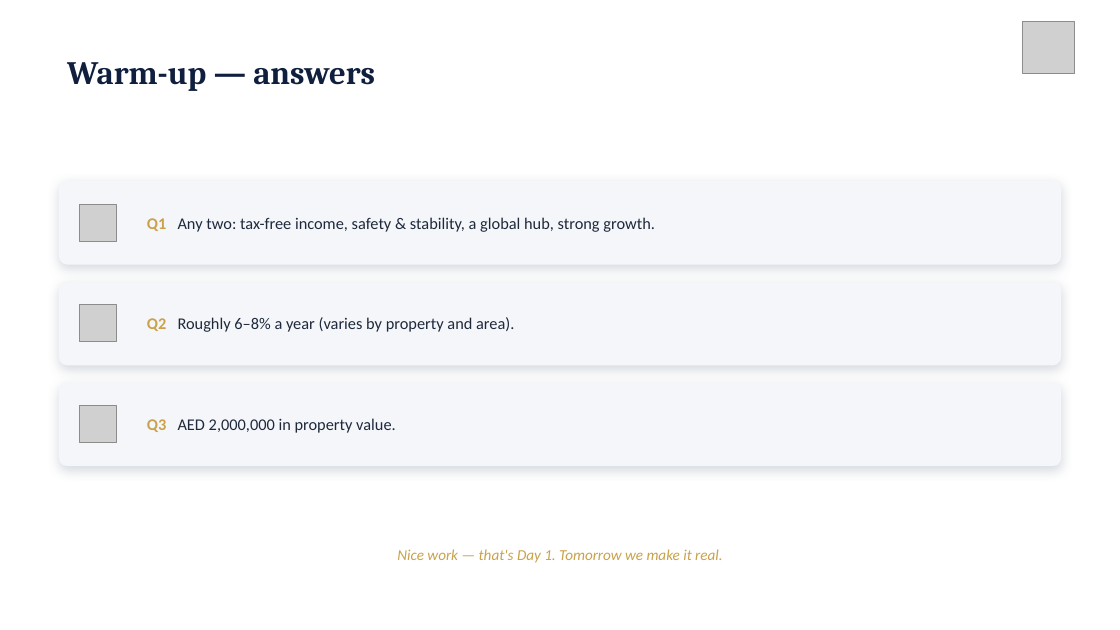
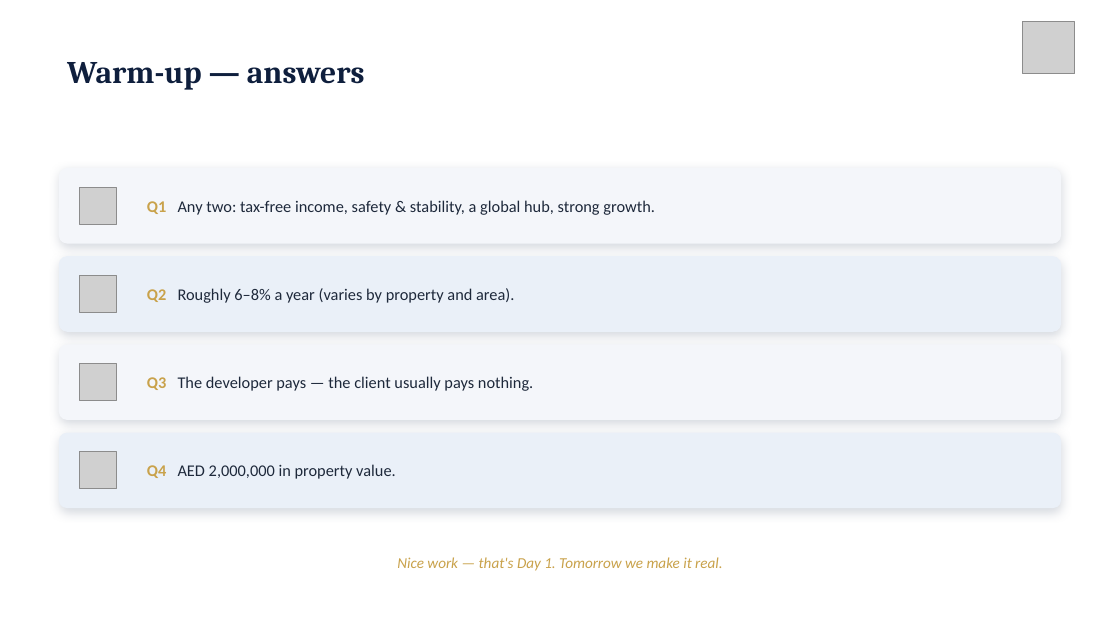
Before and after one commit to MWareth/openai-startup-name-generator, a slide deck: slide 23 of bridges-allies/BridgesAllies_OffPlan_Training_Day1.pptx (slide 13 before the commit). Drawn at 1120x630 pixels with LibreOffice and Linux fonts; fonts in the diff are those of the drawing; grey boxes stand for pictures. Boxes give left, top, right and bottom in pixels: in the first picture for what was removed or moved away, otherwise in the second. Text is boxed around its words. In the diff, an @@ line names an element or a change of style, - is before the commit and + after.

```diff
--- a/bridges-allies/BridgesAllies_OffPlan_Training_Day1.pptx
+++ b/bridges-allies/BridgesAllies_OffPlan_Training_Day1.pptx
@@ text "Warm-up — answers" at <box>67,62,365,90</box>: size 28 to 27 pt @@
@@ rounded rectangle: place and size @@
-rounded rectangle at <box>59,181,1061,265</box>
+rounded rectangle at <box>59,168,1061,244</box>
@@ rounded rectangle at <box>59,168,1061,244</box>: proportions changed @@
@@ text "Q1 Any two: tax-free income, ...": place and size @@
-text "Q1 Any two: tax-free income, ..." at <box>147,217,655,232</box>
+text "Q1 Any two: tax-free income, ..." at <box>147,200,655,215</box>
@@ picture: place and size @@
-picture at <box>80,204,117,241</box>
+picture at <box>80,187,117,224</box>
@@ rounded rectangle: place and size @@
-rounded rectangle at <box>59,281,1061,365</box>
+rounded rectangle at <box>59,256,1061,332</box>
@@ rounded rectangle at <box>59,256,1061,332</box>: fill #F4F6FA to #EAF0F8; proportions changed @@
@@ text "Q2 Roughly 6–8% a year ...": place and size @@
-text "Q2 Roughly 6–8% a year ..." at <box>147,317,514,332</box>
+text "Q2 Roughly 6–8% a year ..." at <box>147,288,514,303</box>
@@ picture: place and size @@
-picture at <box>80,305,117,342</box>
+picture at <box>80,276,117,313</box>
@@ rounded rectangle at <box>59,344,1061,420</box>: proportions changed @@
@@ rounded rectangle: place and size @@
-rounded rectangle at <box>59,382,1061,466</box>
+rounded rectangle at <box>59,344,1061,420</box>
@@ picture: place and size @@
-picture at <box>80,406,117,443</box>
+picture at <box>80,364,117,401</box>
@@ text added at <box>147,376,533,391</box>, 14 pt, text #1E293B @@
+Q3 The developer pays — the client usually pays nothing.
@@ rounded rectangle added at <box>59,433,1061,508</box>, fill #EAF0F8 @@
@@ picture added at <box>80,452,117,489</box> @@
@@ text at <box>147,464,396,479</box>: text changed @@
-Q3 AED 2,000,000 in property value.
+Q4 AED 2,000,000 in property value.
@@ text "Nice work — that's Day ...": place and size @@
-text "Nice work — that's Day ..." at <box>397,549,722,563</box>
+text "Nice work — that's Day ..." at <box>397,557,722,571</box>
```
Also in this commit, not shown: 11 other slides changed, 11 slides added, 1 slide removed, 1 other file.
